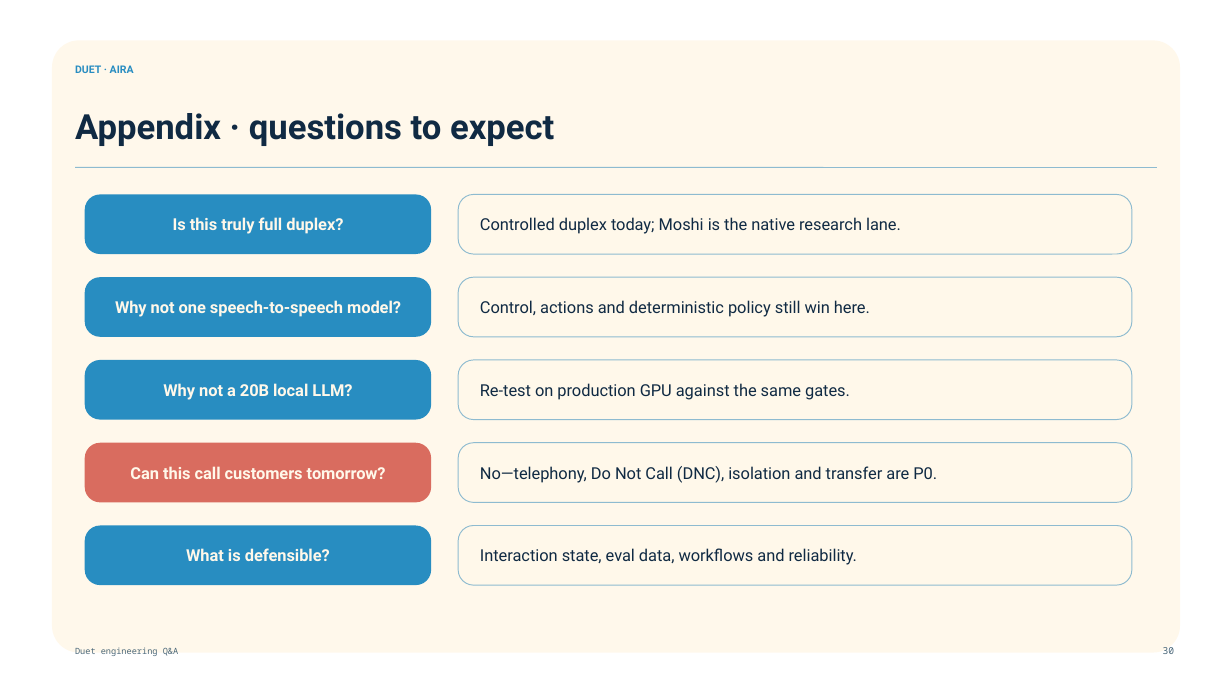
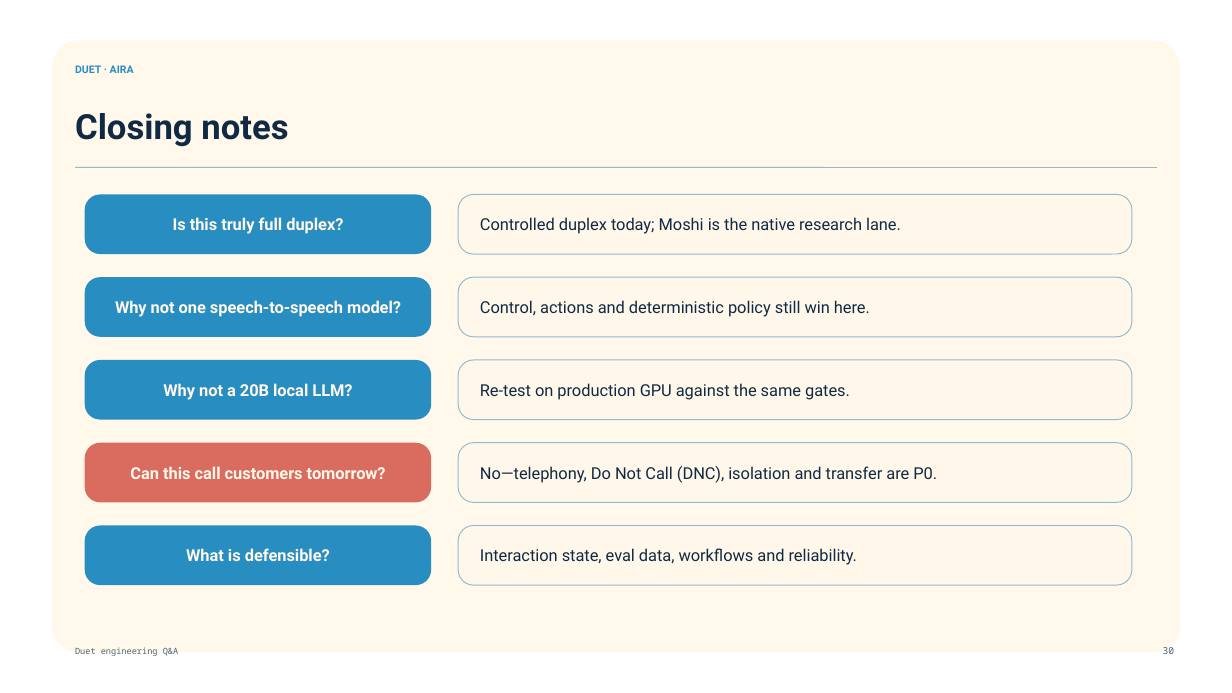
Before and after one commit to mssharatchandra/duet, a slide deck: slide 30 of docs/talk/Duet_Aira_Voice_AI_Tech_Talk_2026-08-25.pptx. Drawn at 1232x693 pixels with LibreOffice and Linux fonts; fonts in the diff are those of the drawing; background and template pictures are left out. Boxes give left, top, right and bottom in pixels: in the first picture for what was removed or moved away, otherwise in the second. Text is boxed around its words. In the diff, an @@ line names an element or a change of style, - is before the commit and + after.

```diff
--- a/docs/talk/Duet_Aira_Voice_AI_Tech_Talk_2026-08-25.pptx
+++ b/docs/talk/Duet_Aira_Voice_AI_Tech_Talk_2026-08-25.pptx
@@ text at (75, 113, 288, 147): text changed @@
-Appendix · questions to expect
+Closing notes
```
Also in this commit, not shown: 2 other files.
